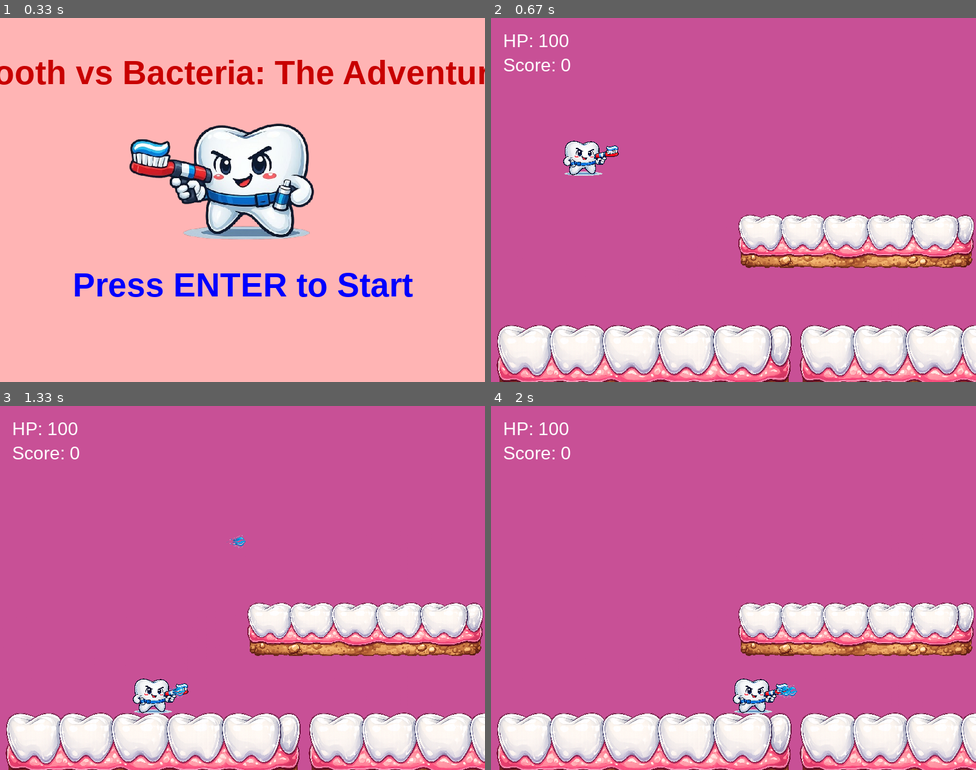
Above: before the commit, frames 1-4 (two rows, left to right).
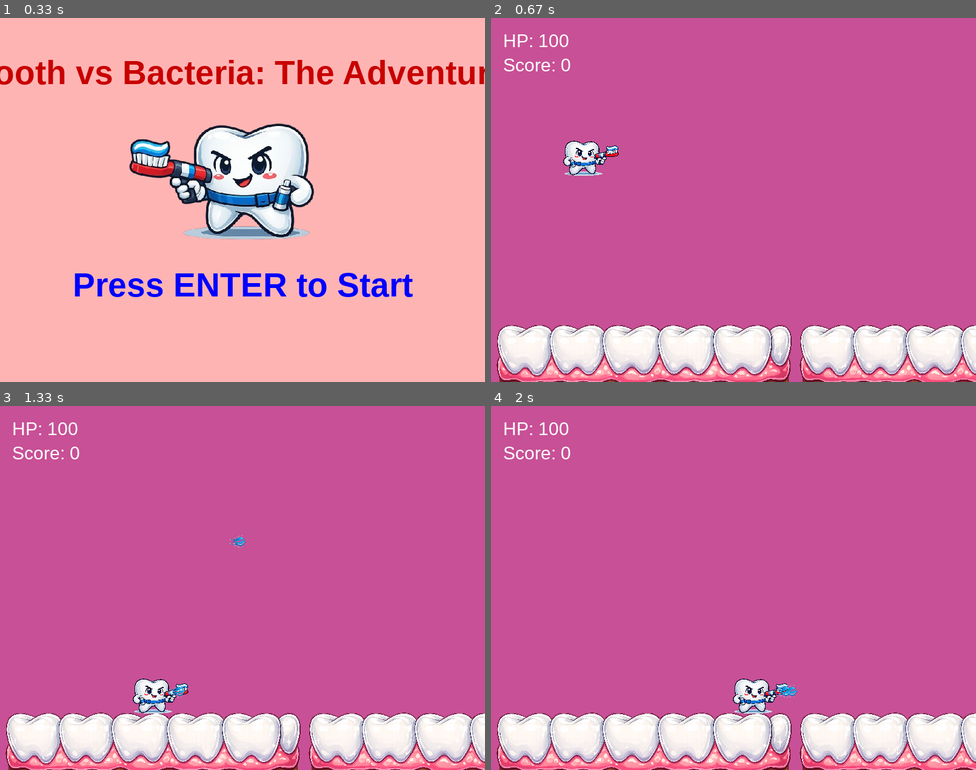
Above: after the commit, the same moments.

Repository: simcha-art/game_tooth_vs_bacteria
Game: pygame game, started from app.py
The game is run twice, just before and just after one commit, with the same random seed, the same clock (stepped at 60 frames per second) and the same inputs.
Inputs:
- Up to frame 1 (0.33 s): no input
- Up to frame 2 (0.67 s): tap Enter at 0.33 s
- Up to frame 3 (1.33 s): tap F at 0.67, 1.07 s; hold Right from 1 s (still down)
- Up to frame 4 (2 s): tap F at 1.37, 1.57, 1.87 s; release Right at 1.47 s; hold Right 1.5-1.97 s

Frame 1 is identical in both runs. In frame 2, 6.8% of the frame differs, in the area x 51-100%, y 54-69%; in frame 3, 6.8%; in frame 4, 6.8%.

Commit message:
player can stand on the platform

Diff:
--- a/app.py
+++ b/app.py
@@ -24,7 +24,9 @@
 final_victory_screen = FinalVictoryScreen()
 
 
-
+#לבור קולה
+last_damage_time = 0
+damage_delay = 500
 
 
 
@@ -32,6 +34,7 @@
 
 while True:
     clock.tick(60)
+    current_time = pygame.time.get_ticks()
 
     if game_state == "start":
         start_screen.draw(screen)
@@ -131,7 +134,16 @@
         #בור קולה
         for c in cola_pits:
             if player.rect.colliderect(c):
-                player.hp = 0
+                if current_time -last_damage_time > damage_delay:
+                    player.hp -= 2
+                    last_damage_time = current_time
+
+        #פלטפורמות
+        for p in platforms:
+            if player.rect.colliderect(p):
+                player.rect.bottom = 350
+                player.vel_y = 0
+                player.on_ground = True
 
         if player.hp <= 0:
             save_score(score)
--- a/obstacles.py
+++ b/obstacles.py
@@ -21,16 +21,17 @@
 
 
     def draw(self,offset_x):
-        # pygame.draw.rect(screen, RED, (self.rect.x - offset_x, self.rect.y, self.rect.width, self.rect.height))
+        #pygame.draw.rect(screen, RED, (self.rect.x - offset_x, self.rect.y, self.rect.width, self.rect.height))
         screen.blit(cola_pit_img, (self.rect.x - offset_x, self.rect.y-40))
 
 #--------PLATFORM------
 class Platform:
     def __init__(self,x,y):
-        self.rect = pygame.Rect(x,y,400,100)
+        self.rect = pygame.Rect(x,y,400,50)
 
     def draw(self,offset_x):
         screen.blit(platform_img,(self.rect.x - offset_x, self.rect.y))
+        #pygame.draw.rect(screen, RED, (self.rect.x - offset_x, self.rect.y, self.rect.width, self.rect.height))
 
 # ----- GATE ---------
 class Gate:
--- a/pro_main.py
+++ b/pro_main.py
@@ -6,7 +6,7 @@
 bullets = []
 candies = []
 cola_pits = [Cola_pit(955,500),Cola_pit(1970,500),Cola_pit(2970,500)]
-platforms = [Platform(400,200)]
+platforms = [Platform(800,200),Platform(1870,200),Platform(2870,200) ]
 gate = Gate()
 score = 0
 spawn_timer = 0
